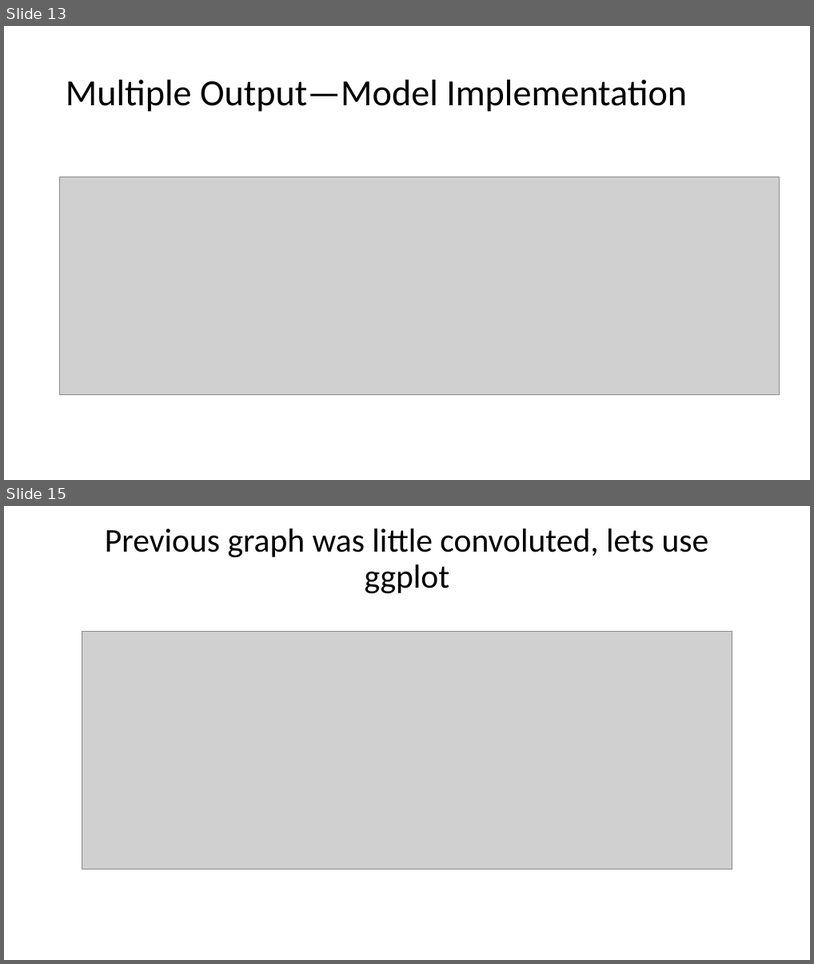
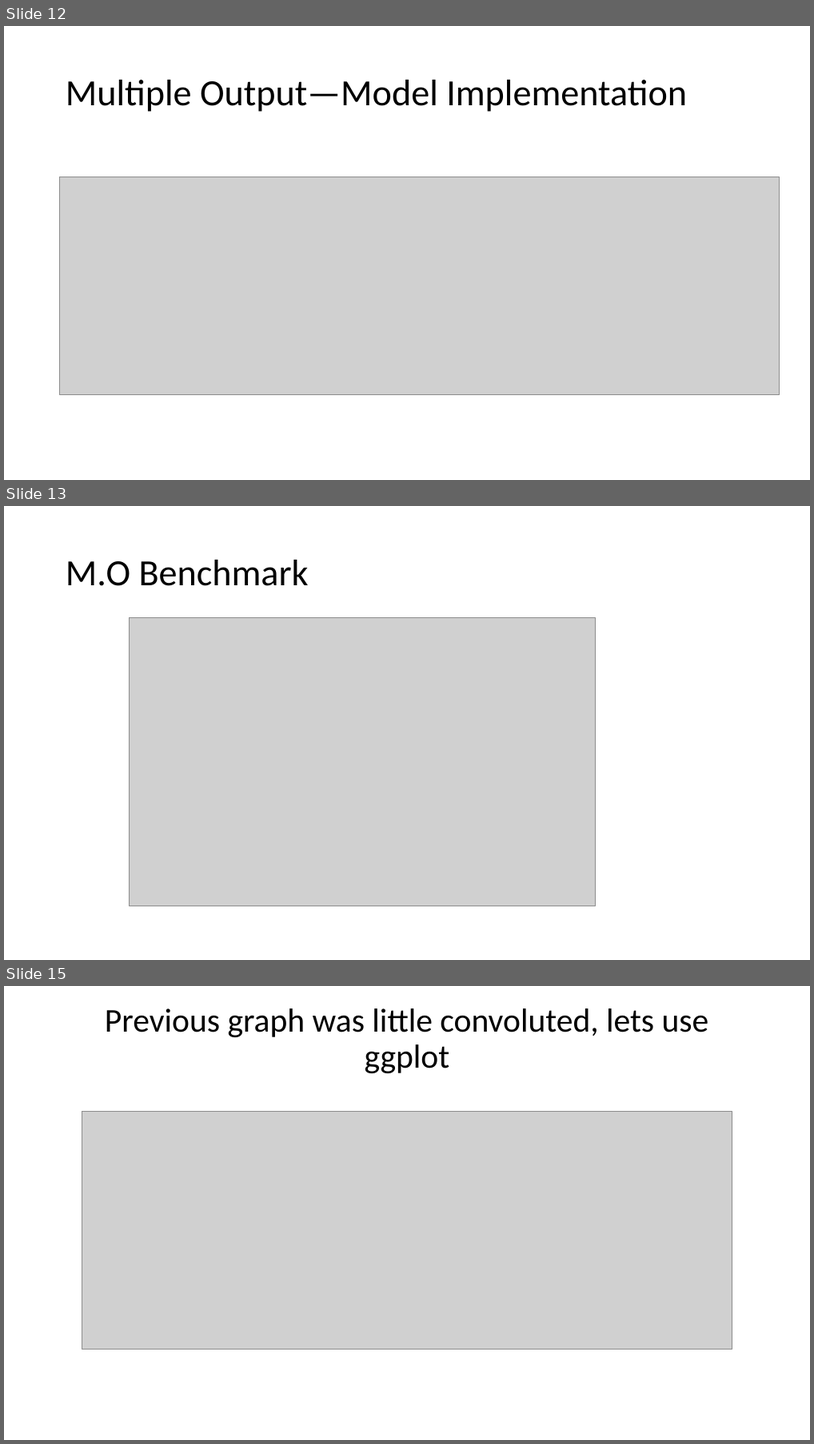
Before and after one commit to AndeyNunes/educationDEA, a slide deck: Project Presentation.pptx. Shown one above the other, each under a label of ours: slides 13 and 15 before the commit, slides 12, 13 and 15 after it; the slides between them are not shown. The pictures are 814x964 and 814x1444 pixels, drawn with LibreOffice and Linux fonts; fonts in the diff are those of the drawing; grey boxes stand for pictures. Boxes give left, top, right and bottom in pixels: in the first picture for what was removed or moved away, otherwise in the second. Text is boxed around its words. In the diff, an @@ line names an element or a change of style, - is before the commit and + after.

```diff
--- a/Project Presentation.pptx
+++ b/Project Presentation.pptx
@@ slide 13 added at <box>4,506,810,960</box>, background #FFFFFF @@
@@ title added at <box>66,560,309,586</box>, 44 pt, text #000000 @@
+M.O Benchmark
@@ picture added at <box>130,618,595,906</box> @@
@@ what was slide 13 is now slide 12 @@
```
Also in this commit, not shown: 3 slides changed, 8 slides removed.
